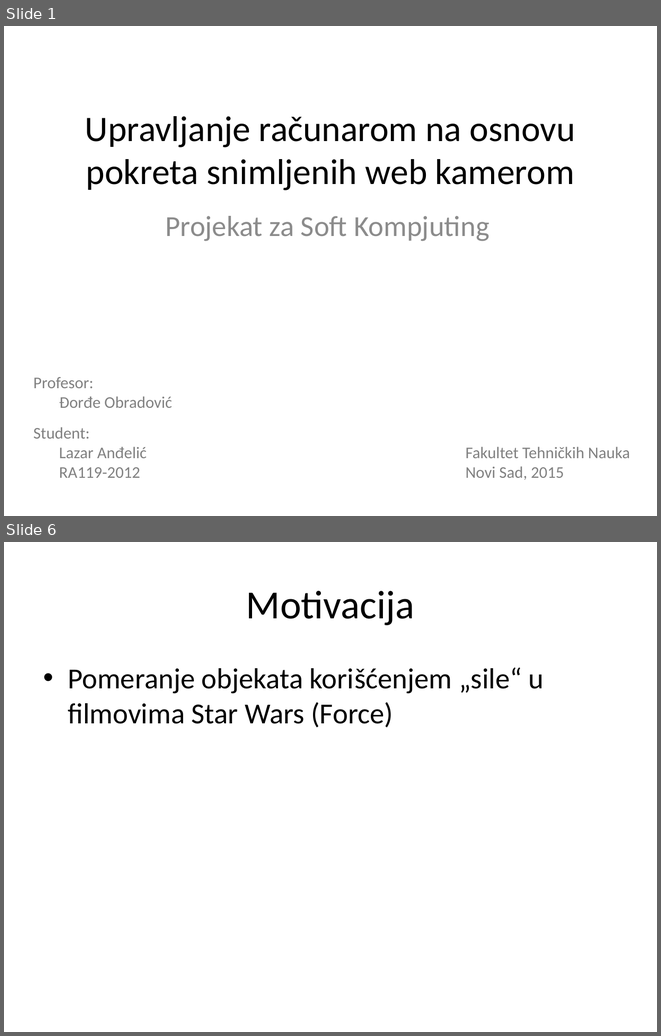
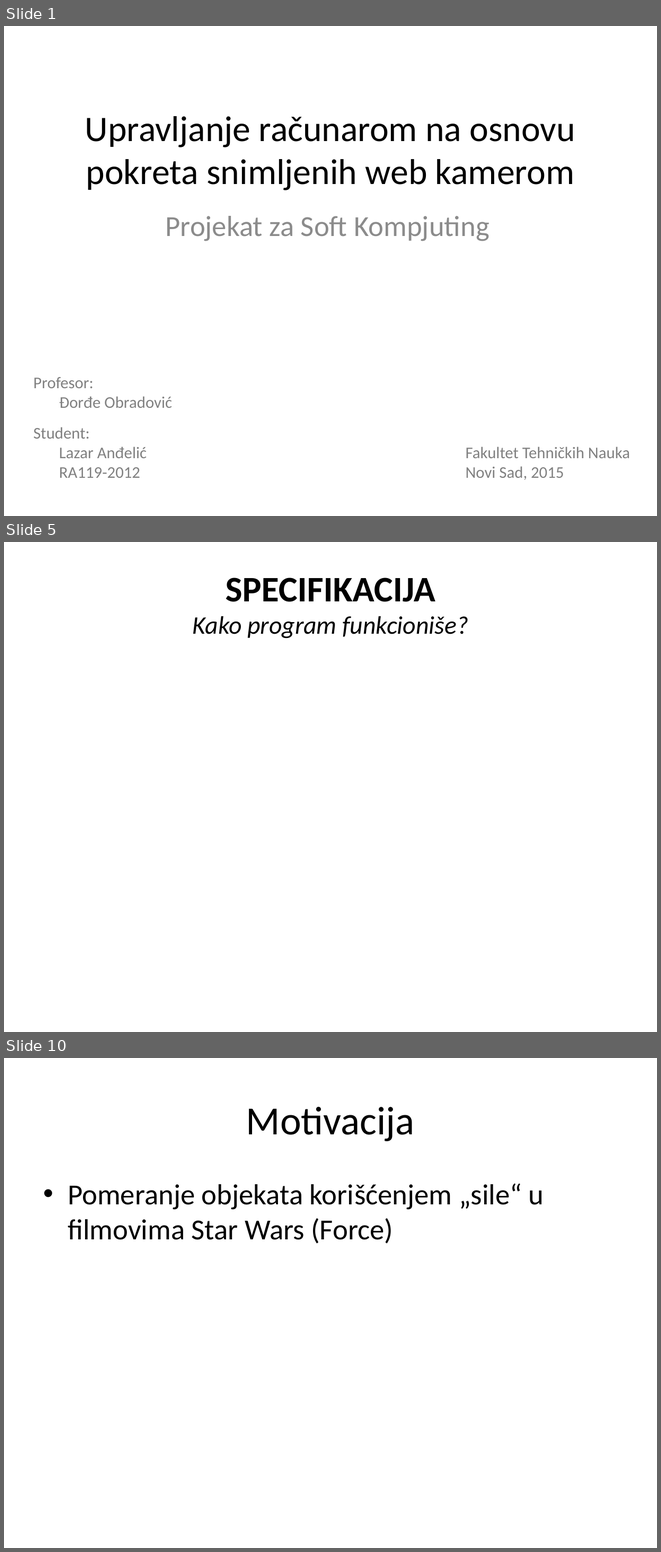
Before and after one commit to cLaki/UseTheForce, a slide deck: Upravljanje računarom na osnovu pokreta snimljenih web kamerom.pptx. Shown one above the other, each under a label of ours: slides 1 and 6 before the commit, slides 1, 5 and 10 after it; the slides between them are not shown. The pictures are 661x1036 and 661x1552 pixels, drawn with LibreOffice and Linux fonts; fonts in the diff are those of the drawing; grey boxes stand for pictures. Boxes give left, top, right and bottom in pixels: in the first picture for what was removed or moved away, otherwise in the second. Text is boxed around its words. In the diff, an @@ line names an element or a change of style, - is before the commit and + after.

```diff
--- a/Upravljanje računarom na osnovu pokreta snimljenih web kamerom.pptx
+++ b/Upravljanje računarom na osnovu pokreta snimljenih web kamerom.pptx
@@ slide 5 added at (x1=4, y1=542, x2=657, y2=1032), background #FFFFFF @@
@@ title added at (x1=193, y1=578, x2=468, y2=638), 27.9 pt, text #000000, italic @@
+SPECIFIKACIJA
+Kako program funkcioniše?
@@ what was slide 6 is now slide 10 @@
```
Also in this commit, not shown: 7 slides changed, 4 other slides added, 37 other files.
